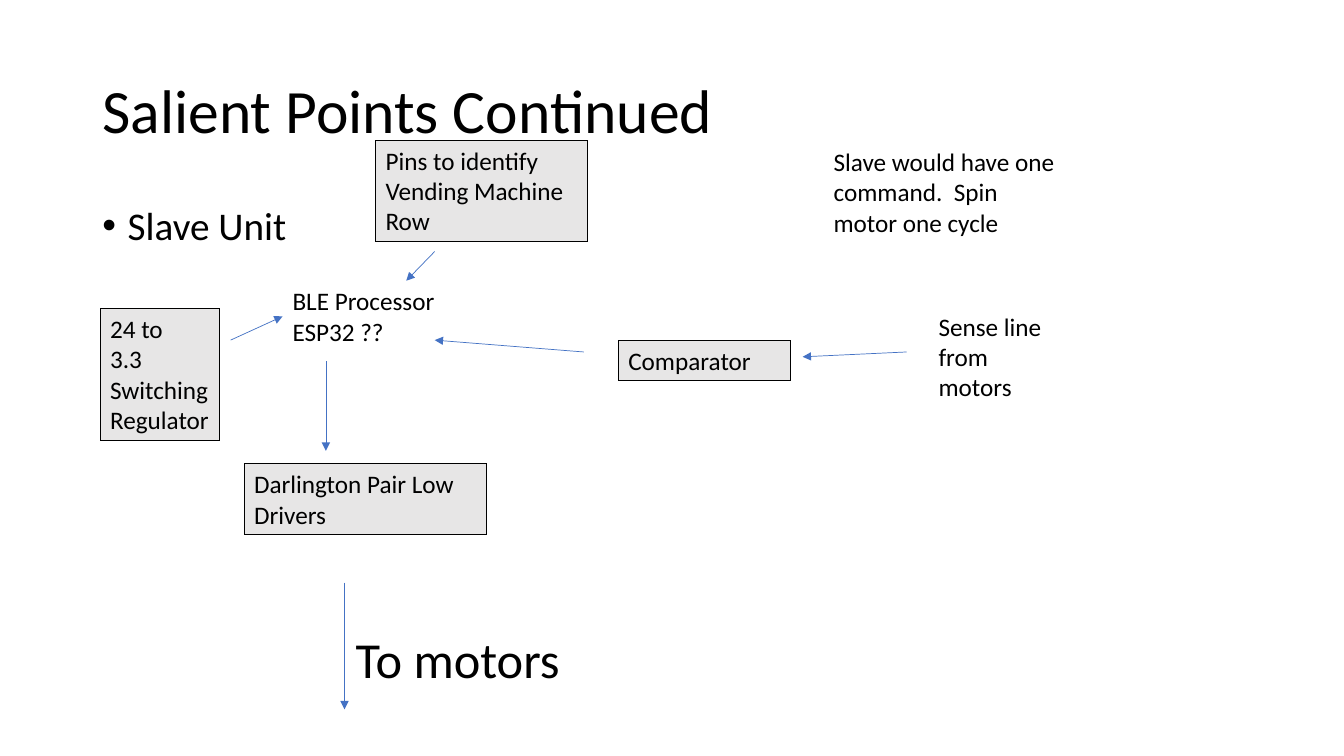
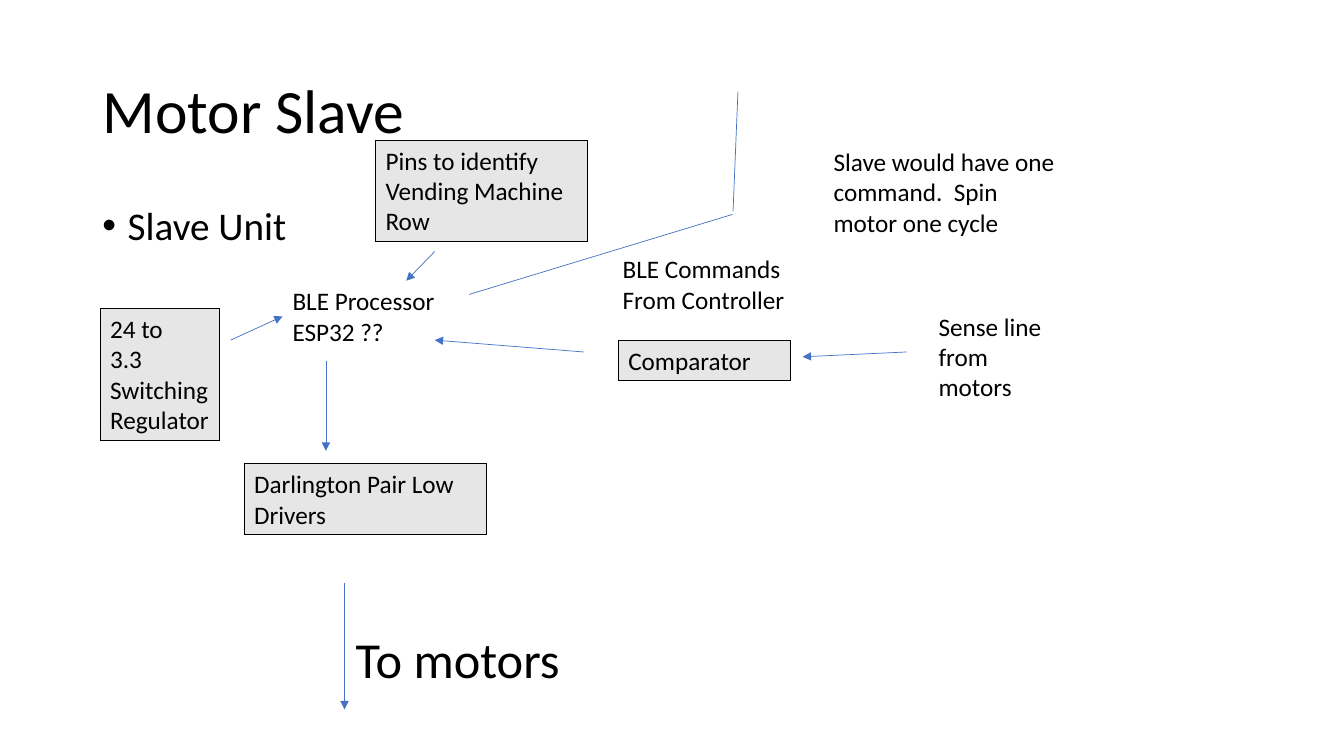
Before and after one commit to NanoDataCenter/nano_data_center, a slide deck: slide 12 of presentations/session_4/vending_machine_design/Vending Machine Hardware Design.pptx (slide 11 before the commit). Drawn at 1344x756 pixels with LibreOffice and Linux fonts; fonts in the diff are those of the drawing. Boxes give left, top, right and bottom in pixels: in the first picture for what was removed or moved away, otherwise in the second. Text is boxed around its words. In the diff, an @@ line names an element or a change of style, - is before the commit and + after.

```diff
--- a/presentations/session_4/vending_machine_design/Vending Machine Hardware Design.pptx
+++ b/presentations/session_4/vending_machine_design/Vending Machine Hardware Design.pptx
@@ title at (102,90,404,148): text changed @@
-Salient Points Continued
+Motor Slave
@@ line added from (733, 212) to (738, 92), #4472C4 0.5 pt @@
@@ line added from (469, 294) to (733, 215), #4472C4 0.5 pt @@
@@ text added at (623,260,785,309), 18 pt, text #000000 @@
+BLE Commands
+From Controller
```
Also in this commit, not shown: 6 other slides changed, 1 slide added.
